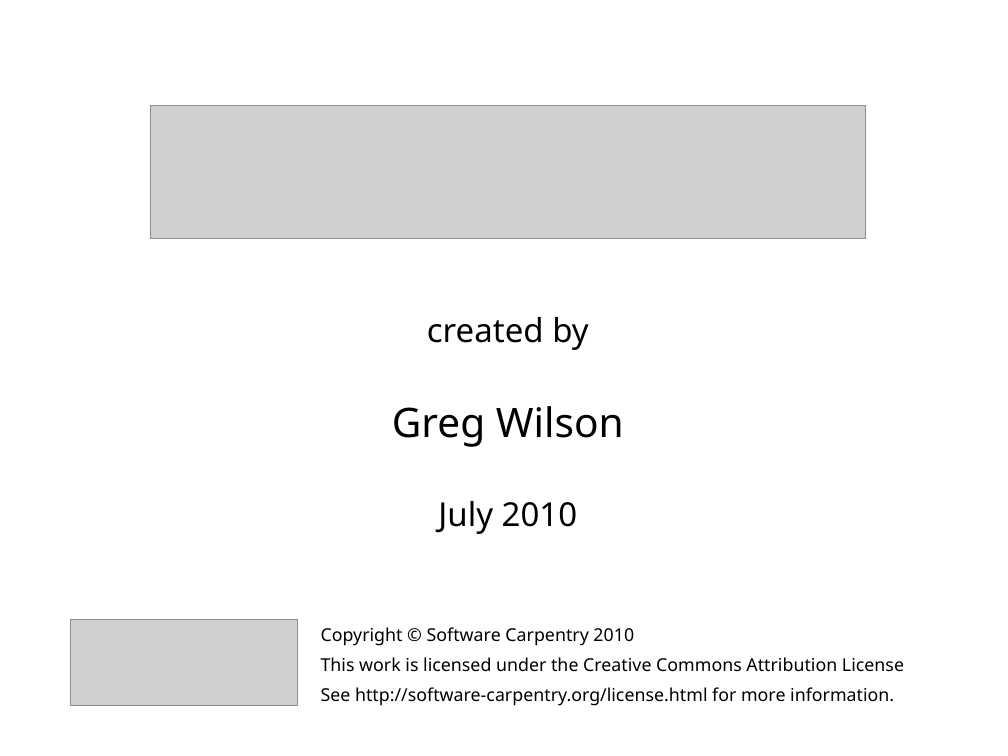
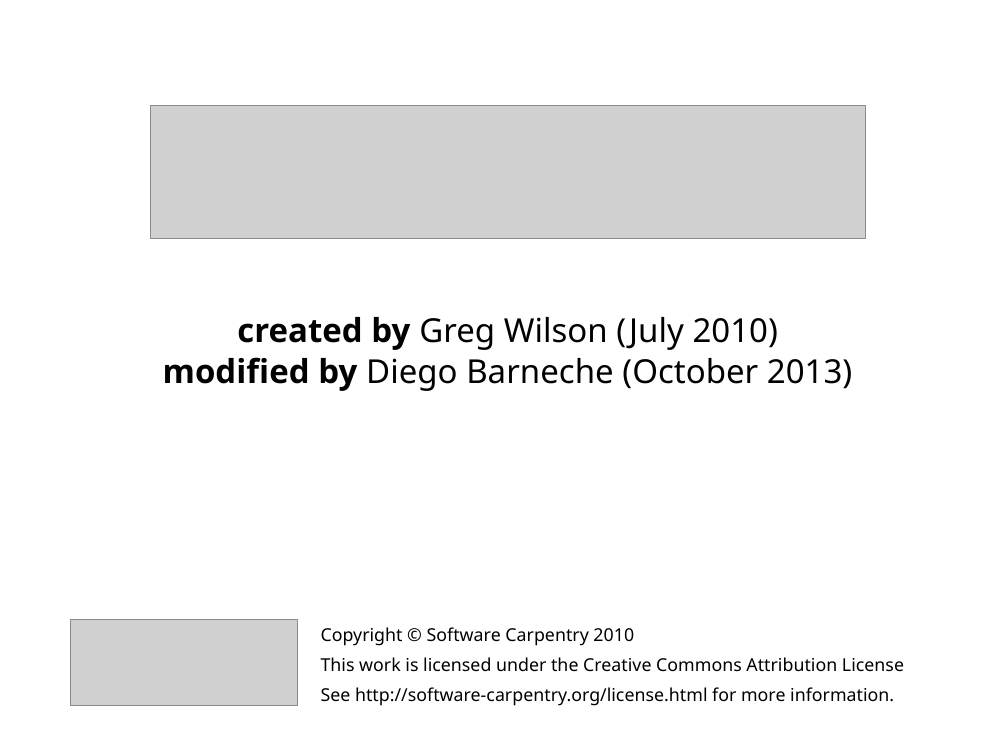
Before and after one commit to jdblischak/2013-10-03-pasteur, a slide deck: slide 44 of lessons/pasteur-bc/git/intro_diego.ppt. Drawn at 1008x756 pixels with LibreOffice and Linux fonts; fonts in the diff are those of the drawing; grey boxes stand for pictures. Boxes give left, top, right and bottom in pixels: in the first picture for what was removed or moved away, otherwise in the second. Text is boxed around its words. In the diff, an @@ line names an element or a change of style, - is before the commit and + after.

```diff
--- a/lessons/pasteur-bc/git/intro_diego.ppt
+++ b/lessons/pasteur-bc/git/intro_diego.ppt
@@ text at (x1=163, y1=317, x2=852, y2=391): text changed @@
-created by
+created by Greg Wilson (July 2010)
+modified by Diego Barneche (October 2013)
@@ text removed at (x1=392, y1=406, x2=624, y2=447) @@
-Greg Wilson
@@ text removed at (x1=438, y1=501, x2=578, y2=534) @@
-July 2010
```
Also in this commit, not shown: 6 other slides changed, 3 slides added, 3 slides removed.
